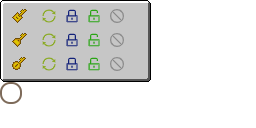
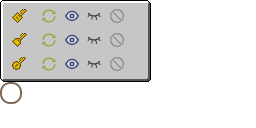
Before/after of a 256 x 128 layered artwork. What changed in the layer stack:
removed layer "lock_drawer" from group "status" over bbox(66, 9, 78, 23)
removed layer "lock_number" from group "status" over bbox(66, 33, 78, 47)
removed layer "lock_shroud" from group "status" over bbox(66, 57, 78, 71)
removed layer "unlock_drawer" from group "status" over bbox(88, 9, 100, 23)
removed layer "unlock_number" from group "status" over bbox(88, 33, 100, 47)
removed layer "unlock_shroud" from group "status" over bbox(88, 57, 100, 71)
added layer "browse_drawer" in group "status" over bbox(65, 58, 79, 69)
added layer "browse_number" in group "status" over bbox(65, 34, 79, 45)
added layer "browse_shroud" in group "status" over bbox(65, 10, 79, 21)
added layer "hide_drawer" in group "status" over bbox(87, 13, 101, 20)
added layer "hide_number" in group "status" over bbox(87, 37, 101, 44)
added layer "hide_shroud" in group "status" over bbox(87, 61, 101, 68)
